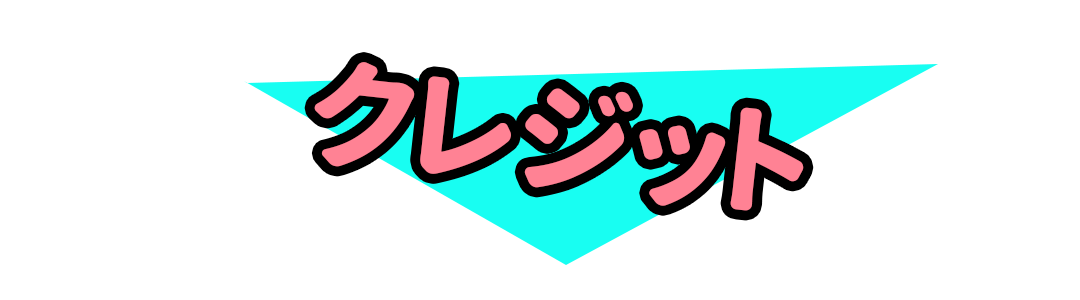
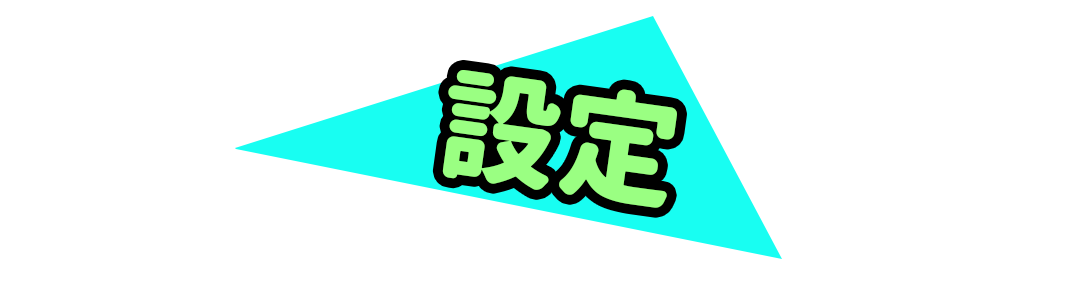
Comparing the layer stacks of the two 1080px x 300px images. Changes:
hid group "Credits" (2nd of 4) (7 layers) over (x1=244, y1=19, x2=938, y2=265)
showed group "Settings" (2nd of 5) (9 layers) over (x1=235, y1=16, x2=938, y2=265)
added layer "Layer 3" in group "Settings" over (x1=235, y1=16, x2=782, y2=259)
